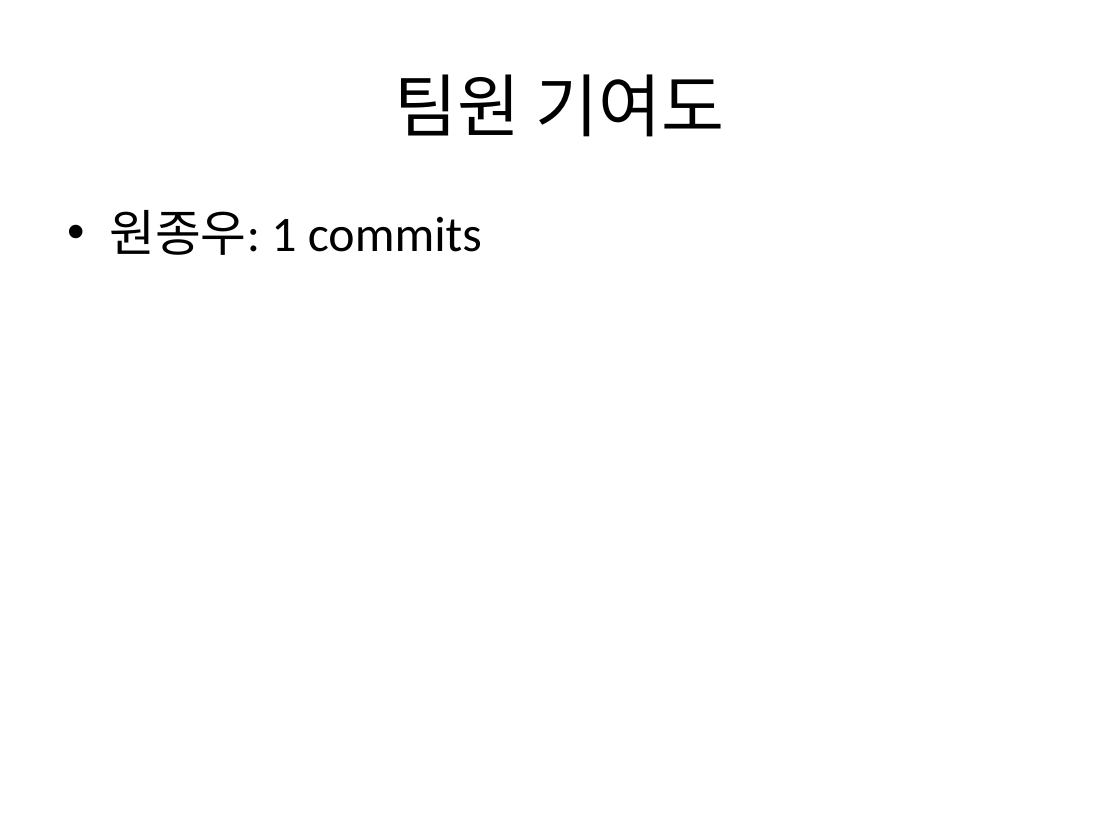
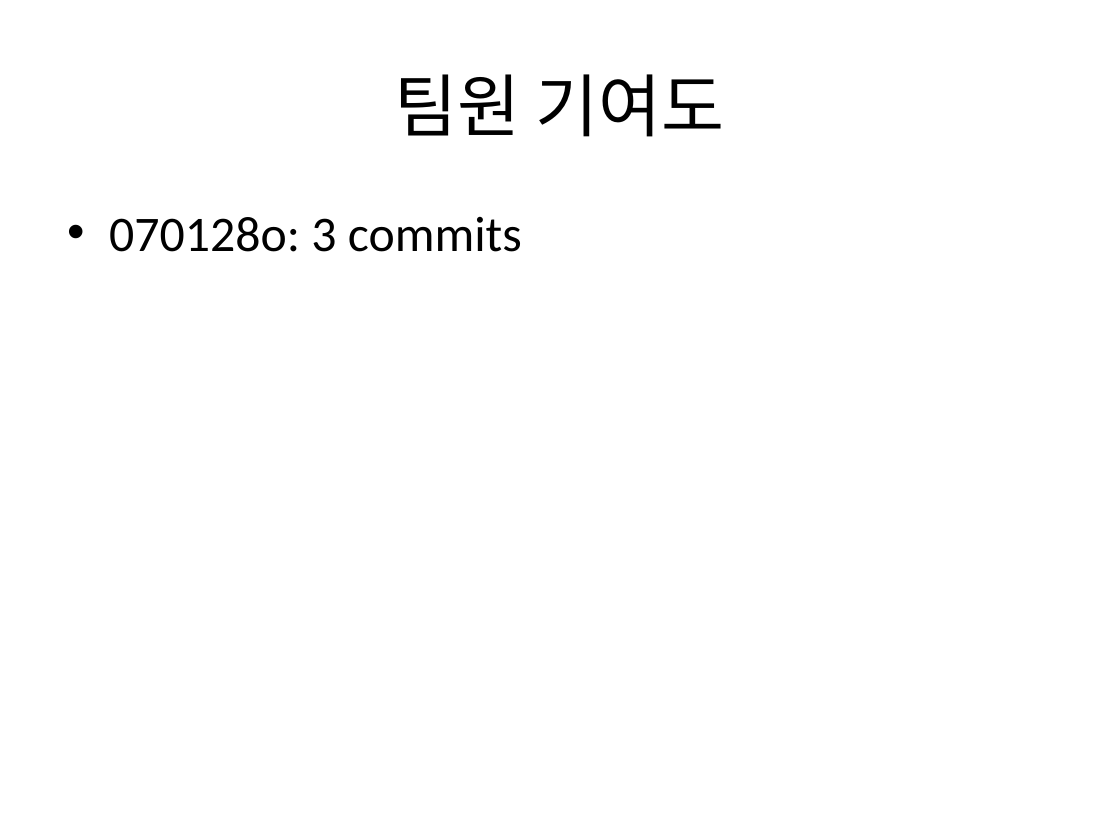
Before and after one commit to Jongwoo0101/worksight-commit-bot, a slide deck: slide 2 of data/commit_report.pptx. Drawn at 1120x840 pixels with LibreOffice and Linux fonts; fonts in the diff are those of the drawing. Boxes give left, top, right and bottom in pixels: in the first picture for what was removed or moved away, otherwise in the second. Text is boxed around its words. In the diff, an @@ line names an element or a change of style, - is before the commit and + after.

```diff
--- a/data/commit_report.pptx
+++ b/data/commit_report.pptx
@@ text at <box>109,216,522,252</box>: text changed @@
-• 원종우: 1 commits
+• 070128o: 3 commits
```
Also in this commit, not shown: 1 other slide changed, 3 slides added, 3 other files.
